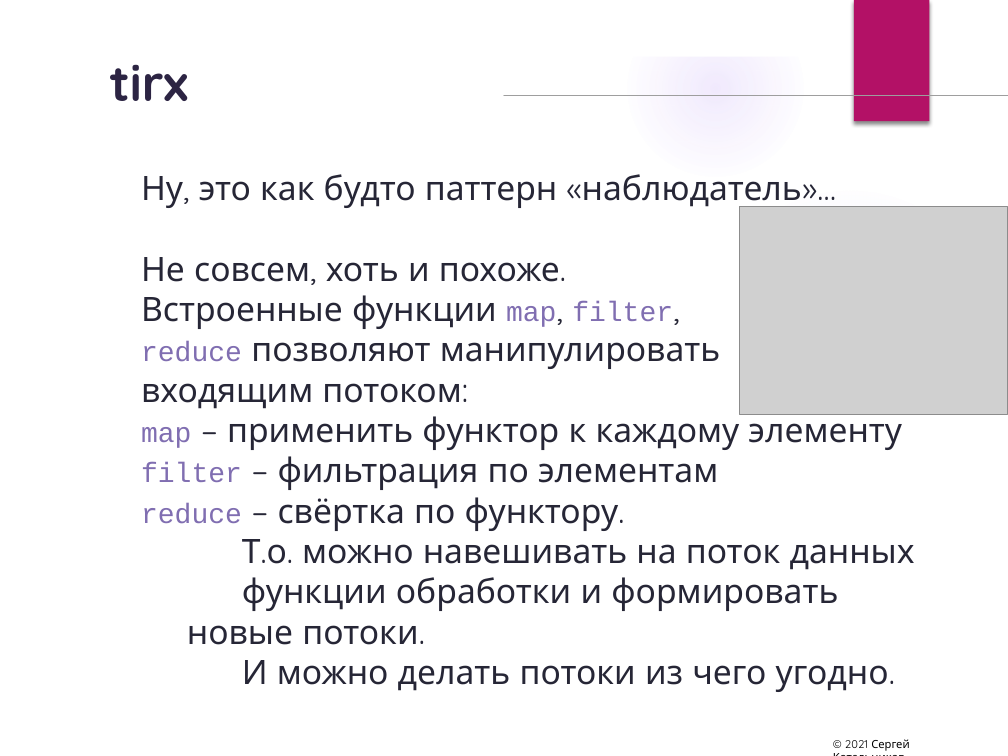
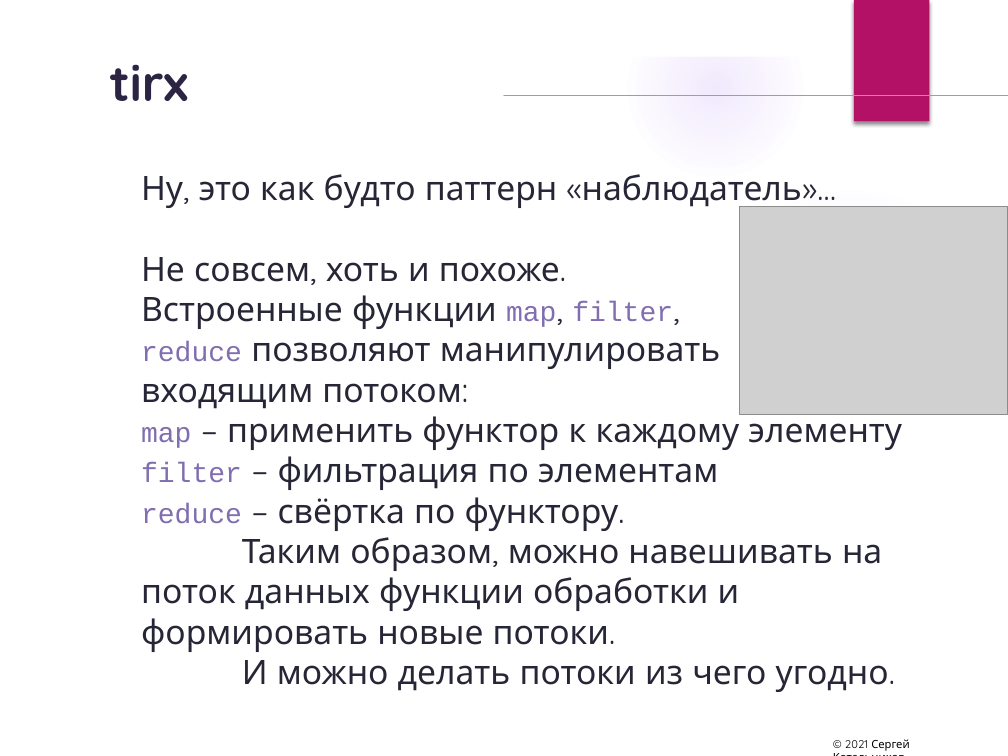
Before and after one commit to sergrt/tirx-example, a slide deck: slide 65 of rx_presentation.pptx. Drawn at 1008x756 pixels with LibreOffice and Linux fonts; fonts in the diff are those of the drawing; grey boxes stand for pictures; background and template pictures are left out. Boxes give left, top, right and bottom in pixels: in the first picture for what was removed or moved away, otherwise in the second. Text is boxed around its words. In the diff, an @@ line names an element or a change of style, - is before the commit and + after.

```diff
--- a/rx_presentation.pptx
+++ b/rx_presentation.pptx
@@ text at bbox=[141, 537, 882, 652]: text changed @@
-Т.о. можно навешивать на поток данных
-функции обработки и формировать новые потоки.
+Таким образом, можно навешивать на поток данных функции обработки и формировать новые потоки.
```
Also in this commit, not shown: 11 other slides changed, 4 slides added, 4 other files.
